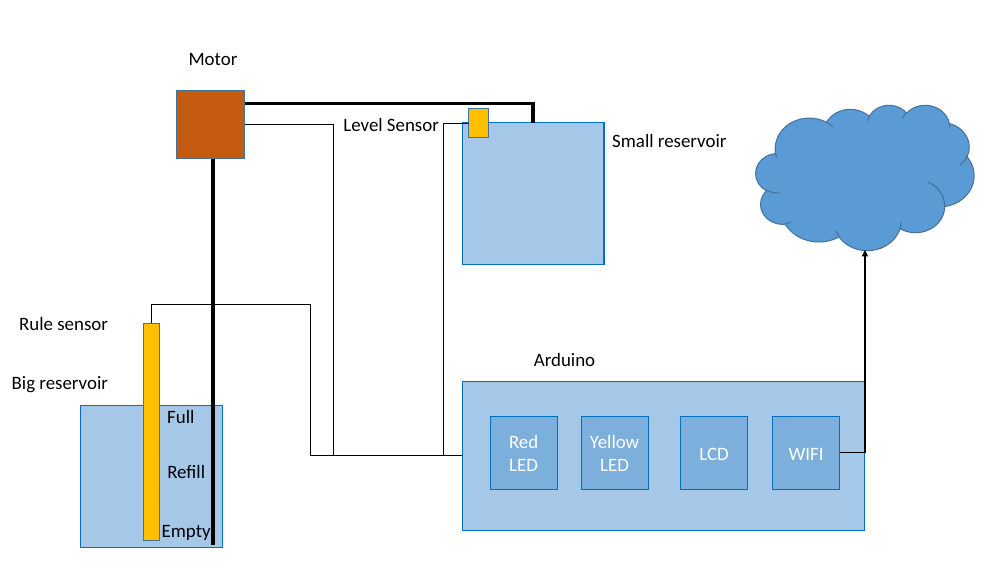
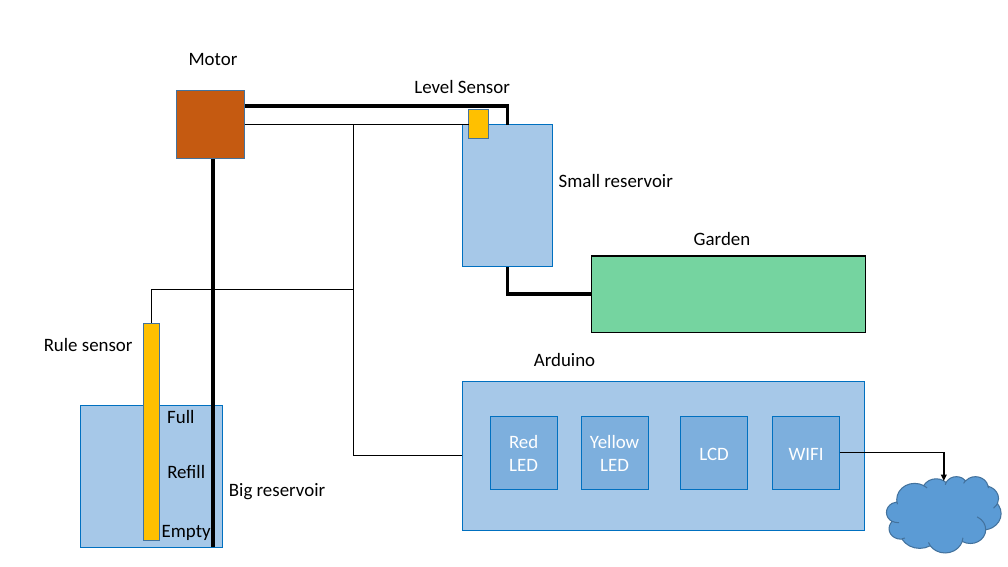
Before and after one commit to vtolenti89/iot-watering-system, a slide deck: slide 1 of Docs/WateringSystemBlockDiagram.pptx. Drawn at 1008x567 pixels with LibreOffice and Linux fonts; fonts in the diff are those of the drawing. Boxes give left, top, right and bottom in pixels: in the first picture for what was removed or moved away, otherwise in the second. Text is boxed around its words. In the diff, an @@ line names an element or a change of style, - is before the commit and + after.

```diff
--- a/Docs/WateringSystemBlockDiagram.pptx
+++ b/Docs/WateringSystemBlockDiagram.pptx
@@ text "Level Sensor": place and size @@
-text "Level Sensor" at <box>343,118,439,131</box>
+text "Level Sensor" at <box>414,80,510,93</box>
@@ elbow line moved from (213, 545) - (533, 123) to (213, 547) - (507, 125) @@
@@ elbow line (462, 456) - (245, 124): route changed @@
@@ line added from (245, 124) to (469, 124), #000000 1 pt @@
@@ elbow line removed from (462, 456) to (469, 123) @@
@@ rectangle: place and size @@
-rectangle at <box>462,123,604,265</box>
+rectangle at <box>462,125,553,267</box>
@@ text "Small reservoir": place and size @@
-text "Small reservoir" at <box>612,134,726,147</box>
+text "Small reservoir" at <box>559,174,672,187</box>
@@ text added at <box>694,232,751,245</box>, 18 pt, text #000000 @@
+Garden
@@ elbow line added from (592, 294) to (507, 267), #000000 3.25 pt @@
@@ rectangle added at <box>592,256,866,333</box>, fill #00B050 at 54% opacity, outline #000000 1 pt @@
@@ elbow line moved from (462, 456) - (151, 323) to (353, 290) - (151, 323) @@
@@ text "Rule sensor": place and size @@
-text "Rule sensor" at <box>19,317,108,330</box>
+text "Rule sensor" at <box>44,338,133,351</box>
@@ text "Big reservoir": place and size @@
-text "Big reservoir" at <box>12,376,107,393</box>
+text "Big reservoir" at <box>229,483,325,500</box>
@@ elbow arrow moved from (840, 453) - (865, 250) to (840, 453) - (944, 481) @@
@@ cloud: place and size @@
-cloud at <box>756,105,975,250</box>
+cloud at <box>887,476,1001,553</box>
```
Also in this commit, not shown: 10 other files.
